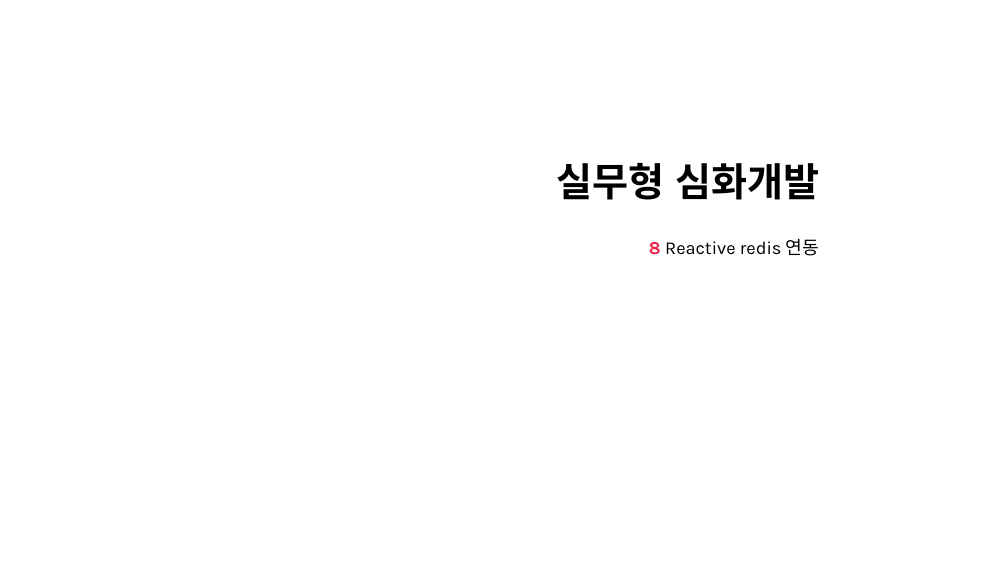
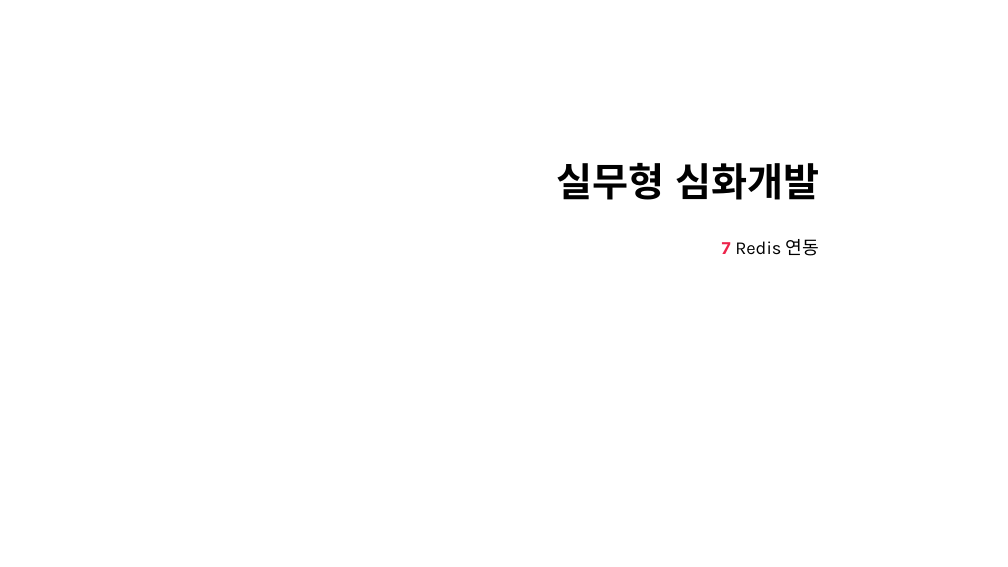
Before and after one commit to nayasis/fastcampus-hyper-webflux, a slide deck: slide 14 of 99.ppt/[Ch4-6. 실무형 심화개발.pptx (slide 8 before the commit). Drawn at 1008x567 pixels with LibreOffice and Linux fonts; fonts in the diff are those of the drawing; background and template pictures are left out. Boxes give left, top, right and bottom in pixels: in the first picture for what was removed or moved away, otherwise in the second. Text is boxed around its words. In the diff, an @@ line names an element or a change of style, - is before the commit and + after.

```diff
--- a/99.ppt/[Ch4-6. 실무형 심화개발.pptx
+++ b/99.ppt/[Ch4-6. 실무형 심화개발.pptx
@@ subtitle at <box>722,239,819,256</box>: text changed @@
-8 Reactive redis 연동
+7 Redis 연동
```
Also in this commit, not shown: 7 other slides changed, 13 slides added, 1 slide removed, 1 other file.
